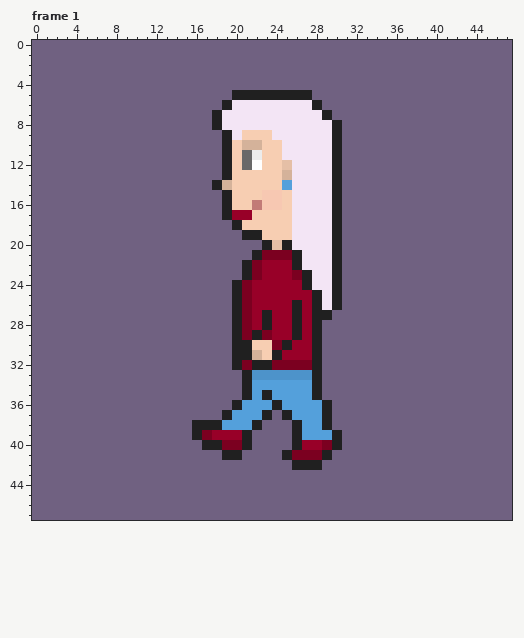
Pixel-art file -- assets/sprites/characters/complete/keia/walk/keia00_walk_l.ase. That is the earlier state.
48x48 pixels, 4 frames. Colours within 5 levels of each other are drawn and written as one. Shown: frame 1. The commit also changed other frames, which this record leaves out.
Once edited:
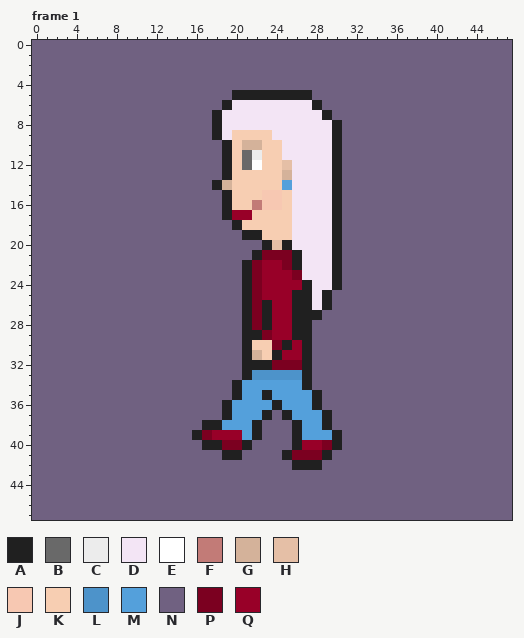
Palette (. is transparent): A #202020  B #696969  C #ececec  D #f3e5f5  E #ffffff  F #c27b77  G #d4b29a  H #e5bfa6  J #f7c8b2  K #f7ceb2  L #4d93ca  M #54a0db  N #706181  P #7b0020  Q #980028
Changes in this commit:
--- frame 1
@@ x 16..22 @@
  8 NNADDDD
- 9 NNNADKK
+ 9 NNADKKK
 10 NNNAKGG
@@ x 14..32 @@
 21 NNNNNNNNAPPPADDDANN
-22 NNNNNNNAPQQQADDDANN
-23 NNNNNNNAPQQQPADDANN
-24 NNNNNNAPQQQQQADDANN
-25 NNNNNNAPQQQQQQADANN
-26 NNNNNNAPQQQQAQADANN
-27 NNNNNNAPQAQQAQAANNN
-28 NNNNNNAPQAQQAQANNNN
-29 NNNNNNAPAPQQAQANNNN
-30 NNNNNNAAKKPAQQANNNN
-31 NNNNNNAAGKAQQQANNNN
-32 NNNNNNAPAAPPPPANNNN
-33 NNNNNNNALLLLLLANNNN
-34 NNNNNNNAMMMMMMANNNN
-35 NNNNNNNAMAMMMMANNNN
-36 NNNNNNAMMMAMMMMANNN
+22 NNNNNNNAPQQPADDDANN
+23 NNNNNNNAPQQQPDDDANN
+24 NNNNNNNAPQQQQADDANN
+25 NNNNNNNAPQQQAADANNN
+26 NNNNNNNAPAQQAADANNN
+27 NNNNNNNAPAQQAAANNNN
+28 NNNNNNNAPAQQAANNNNN
+29 NNNNNNNAAPQQAANNNNN
+30 NNNNNNNAKKPAQANNNNN
+31 NNNNNNNAGKAQQANNNNN
+32 NNNNNNNAAAPPPANNNNN
+33 NNNNNNNALLLLLANNNNN
+34 NNNNNNAMMMMMMANNNNN
+35 NNNNNNAMMAMMMMANNNN
+36 NNNNNAMMMMAMMMANNNN
 37 NNNNNAMMMANAMMMANNN
-38 NNAAAMMMANNNAMMANNN
-39 NNAPQQQANNNNAMMMANN
+38 NNNAAMMMANNNAMMANNN
+39 NNAPQQQMANNNAMMMANN
 40 NNNAAPPANNNNAQQPANN
Where, in picture pixels (left, top, right, bottom), the same in both pictures:
changed: (212, 130, 242, 140)
changed: (192, 260, 342, 440)
